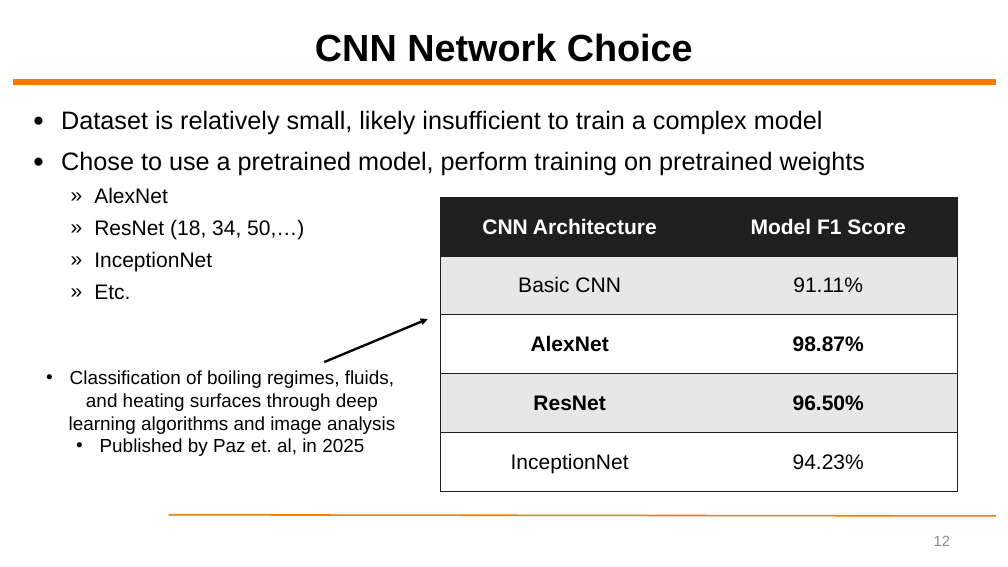
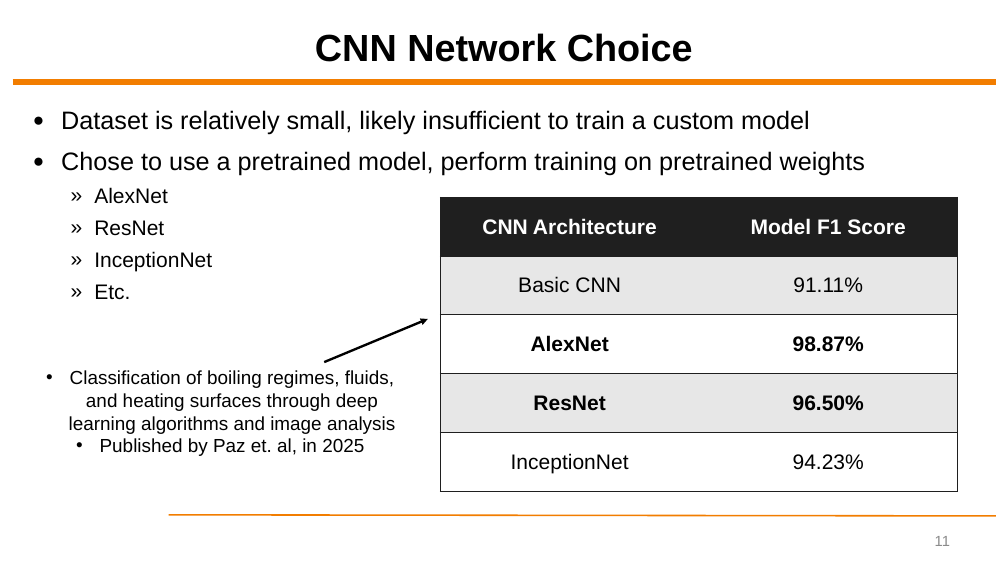
Before and after one commit to ytrivedi315/Final-Project-Yash-Trivedi, a slide deck: slide 11 of Final Presentation/ECEN5743 Final Project Presentation - YT.pptx (slide 12 before the commit). Drawn at 1008x567 pixels with LibreOffice and Linux fonts; fonts in the diff are those of the drawing; background and template pictures are left out. Boxes give left, top, right and bottom in pixels: in the first picture for what was removed or moved away, otherwise in the second. Text is boxed around its words. In the diff, an @@ line names an element or a change of style, - is before the commit and + after.

```diff
--- a/Final Presentation/ECEN5743 Final Project Presentation - YT.pptx
+++ b/Final Presentation/ECEN5743 Final Project Presentation - YT.pptx
@@ text at box(61, 110, 810, 135): text changed @@
-● Dataset is relatively small, likely insufficient to train a complex model
+● Dataset is relatively small, likely insufficient to train a custom model
@@ text at box(94, 220, 164, 236): text changed @@
-  » ResNet (18, 34, 50,…)
+  » ResNet
@@ page number at box(935, 536, 950, 546): text changed @@
-12
+11
```
Also in this commit, not shown: 4 other slides changed, 1 slide added, 1 slide removed, 1 other file.
